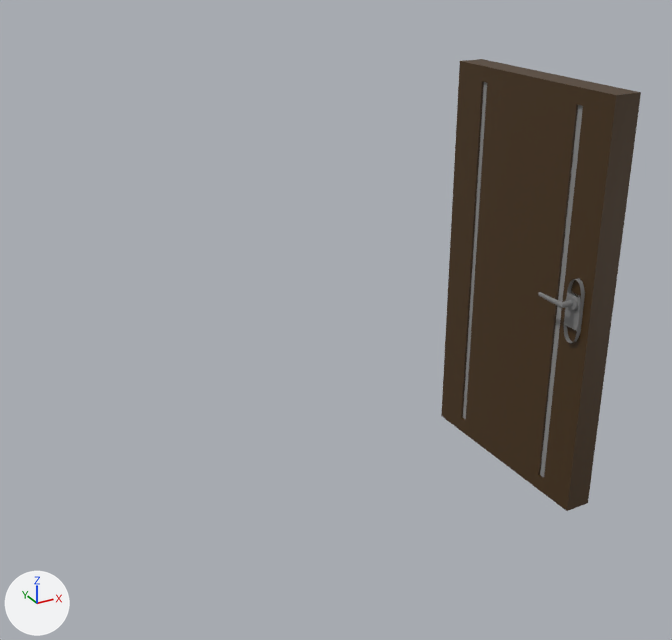
The FBX model Sorrow/Assets/Models/MemoriesScenes/PuertaLoca.fbx, before and after one commit.
Camera for both pictures: a camera (50 mm lens) standing at (-1.63, -3.85, 3.17) and looking at (0.51, 0.04, 1.23). The lights are fixed; the arrows at lower left show +X, +Y and +Z. Where no turn or scale is listed for an object, it has been applied to the vertices. Vertices at the same position are counted once.
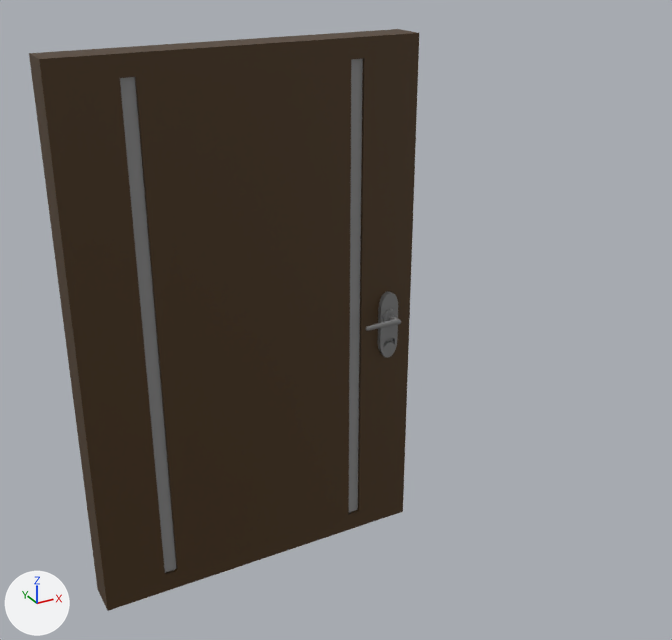
Commit message: feat(Memories): PuertaLoca y Llave loca

Boxes [x1, y1, x2, y2] around the edits, measured in the pictures (672 x 640 px):
'Cube.040', reshaped, moved (95% wider, 29% taller): before [441, 59, 641, 511]; after [29, 29, 419, 611]
'Cube.001', added: after [378, 291, 398, 357]
'Cube.038', deleted: before [564, 279, 585, 343]
'Cylinder.010', moved: before [538, 292, 578, 311]; after [366, 309, 401, 331]

The change, as a list of edits to the scene's bpy script:
```text
Add mat_material_003:
    mat_material_003 = principled_material('Material.003')
    mat_material_003.base_color = (0.212, 0.212, 0.212)  # grey #7f7f7f
Change me_cube_075:
    where me_cube_075.from_pydata(...)  # 64 vertices, 62 faces; spans x -0.09..0.07, y -1.18..0.08, z 0.0..2.36
    used by ob_cube_040; location = (1.783, 0.622, 0.008)
    me_cube_075 part 1: the whole mesh is multiplied about its middle by the matrix ((0.0, -1.371, 0.0), (1.124, 0.0, 0.0), (0.0, 0.0, 1.124)), then moved by (0.01, 0.55, 0.15)
Add me_cube_002:
    me_cube_002.from_pydata(...)  # 256 vertices, 139 faces; spans x -0.052..0.052, y -0.013..0.013, z -0.182..0.182
    me_cube_002.materials.append(mat_material_003)  # grey #7f7f7f
Remove ob_cube_038:
    ob_cube_038 = bpy.data.objects.new('Cube.038', me_cube_067)
    ob_cube_038.location = (1.679, -0.456, 1.222)
Change ob_cube_040:
    ob_cube_040.location: (1.783, 0.622, 0.008) -> (0.009, -0.013, 0.0)
Change ob_cylinder_010:
    ob_cylinder_010.location: (1.666, -0.457, 1.275) -> (0.727, -0.129, 1.267)
Add ob_cube_001:
    ob_cube_001 = bpy.data.objects.new('Cube.001', me_cube_002)
    ob_cube_001.location = (0.728, -0.116, 1.214)
```
